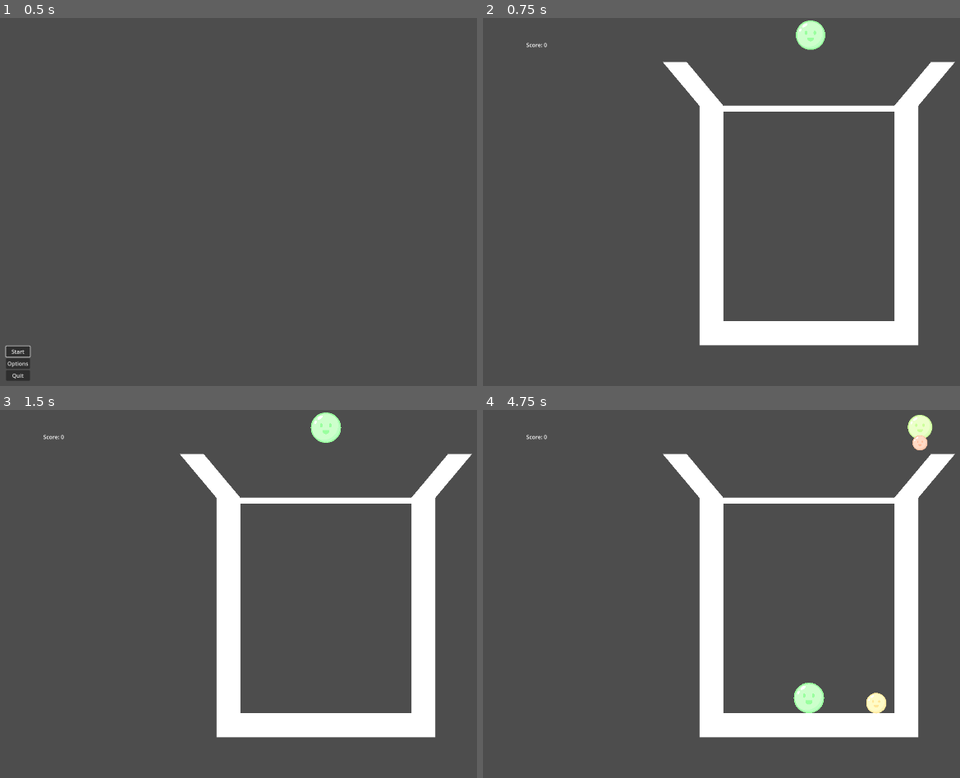
Above: before the commit, frames 1-4 (two rows, left to right).
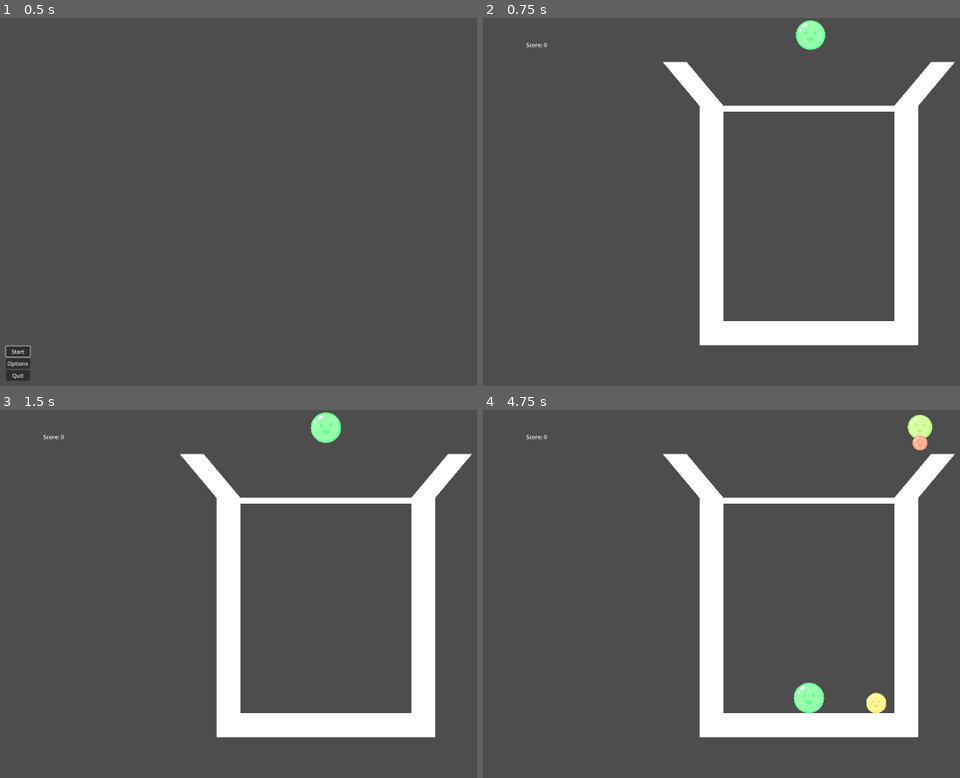
Above: after the commit, the same moments.

Repository: NickParamore/Merge-Game
Game: Godot game, scene res://menu.tscn
Two runs of this game, one before a commit and one after it. Both use one fixed random seed, a clock stepped at 60 frames per second and the inputs below.
Inputs (mouse positions are in pixels of both pictures, inside the frame that each line leads up to):
- Up to frame 1 (0.5 s): no input
- Up to frame 2 (0.75 s): click "Start" at 0.5 s
- Up to frame 3 (1.5 s): tap Enter at 1.25 s; move the mouse to (324, 594) at 1.27 s; click (324, 594) at 1.42 s
- Up to frame 4 (4.75 s): move the mouse to (678, 612) at 2.02 s; click (678, 612) at 2.17 s; move the mouse to (874, 513) at 2.77 s; click (874, 513) at 2.92 s; move the mouse to (778, 667) at 3.52 s; click (778, 667) at 3.67 s; move the mouse to (outside the picture) at 4.27 s; click (outside the picture) at 4.42 s

Frame 1 is identical in both runs. In frame 2, 0.4% of the frame differs, in the area x 65-72%, y 0-9%; in frame 3, 0.4%; in frame 4, 0.9%, in the area x 65-95%, y 1-83%.

Commit message:
new ball sprites

Diff:
--- a/project.godot
+++ b/project.godot
@@ -33,3 +33,7 @@
 "events": [Object(InputEventKey,"resource_local_to_scene":false,"resource_name":"","device":-1,"window_id":0,"alt_press …(182 unchanged characters)…
 ]
 }
+
+[rendering]
+
+anti_aliasing/quality/msaa_2d=3
Binary file changed: assets/ball.png
Binary file changed: assets/ball_11.png
Binary file changed: assets/ball_2.png
Binary file changed: assets/ball_3.png
Binary file changed: assets/ball_4.png
Binary file changed: assets/ball_5.png
Binary file changed: assets/ball_6.png
Binary file changed: assets/ball_7.png
Binary file changed: assets/ball_8.png
Binary file changed: assets/ball_9.png
Not shown, changed: Merge Game.pck
